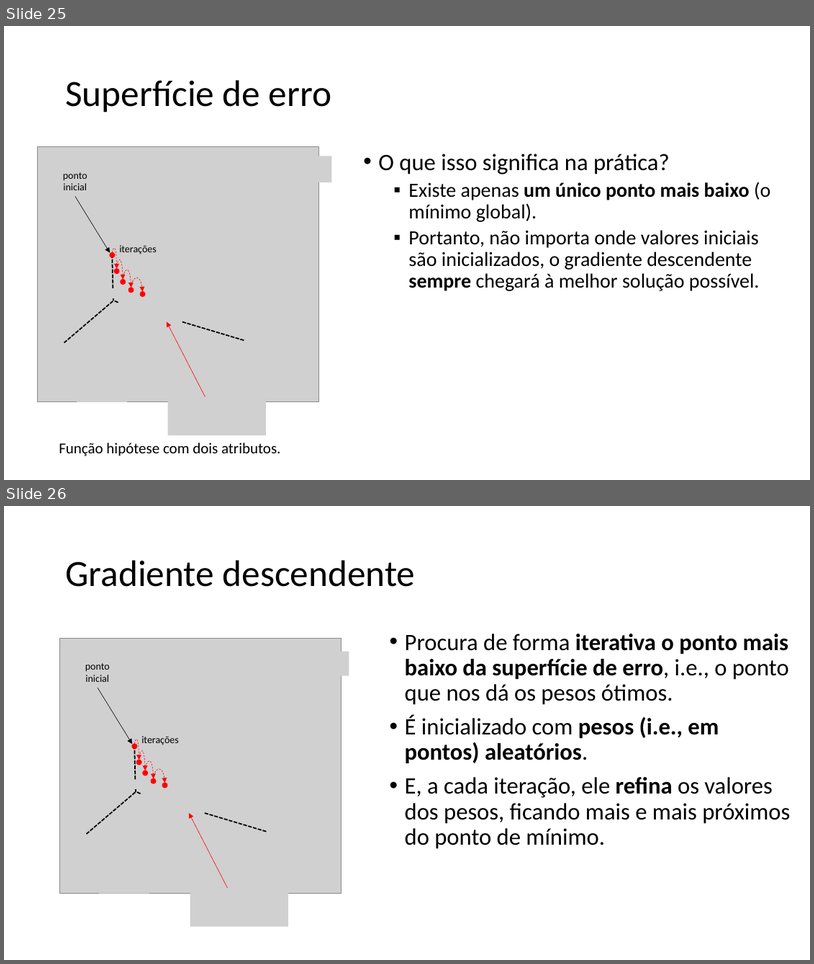
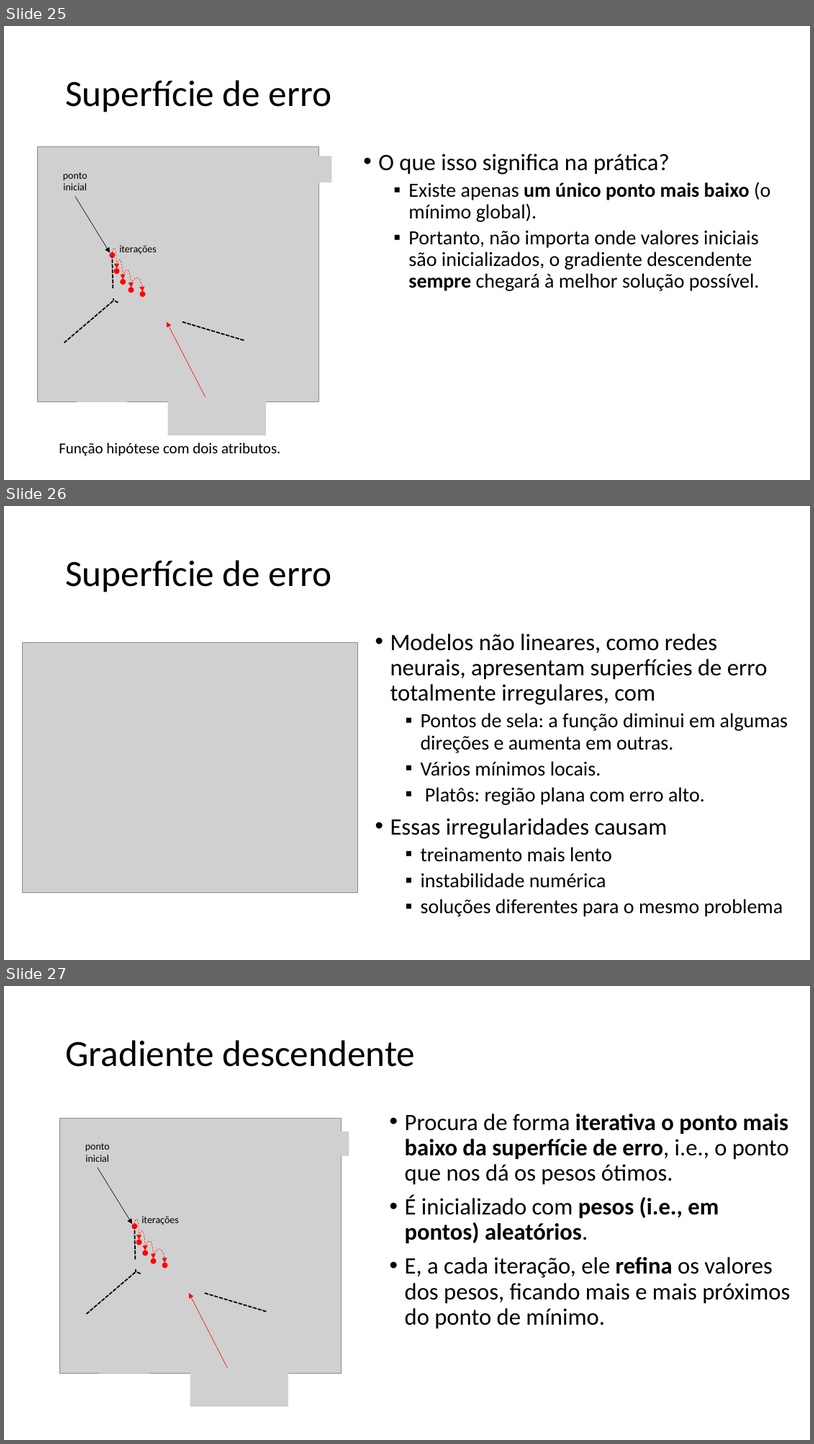
Before and after one commit to zz4fap/c24_inteligencia_artificial, a slide deck: slides/C24_Regressão.pptx. Shown one above the other, each under a label of ours: slides 25 and 26 before the commit, slides 25, 26 and 27 after it. The pictures are 814x964 and 814x1444 pixels, drawn with LibreOffice and Linux fonts; fonts in the diff are those of the drawing; grey boxes stand for pictures. Boxes give left, top, right and bottom in pixels: in the first picture for what was removed or moved away, otherwise in the second. Text is boxed around its words. In the diff, an @@ line names an element or a change of style, - is before the commit and + after.

Commit message:
new slides

```diff
--- a/slides/C24_Regressão.pptx
+++ b/slides/C24_Regressão.pptx
@@ slide 26 added at (4,506,810,960), background #FFFFFF @@
@@ title added at (65,560,332,592), 44 pt, text #000000 @@
+Superfície de erro
@@ text added at (391,633,788,916), 24 pt, text #000000 @@
+• Modelos não lineares, como redes neurais, apresentam superfícies de erro totalmente irregulares, com
+  ▪ Pontos de sela: a função diminui em algumas direções e aumenta em outras.
+  ▪ Vários mínimos locais.
+  ▪ Platôs: região plana com erro alto.
+• Essas irregularidades causam
+  ▪ treinamento mais lento
+  ▪ instabilidade numérica
+  ▪ soluções diferentes para o mesmo problema
@@ picture added at (22,643,358,893) @@
@@ what was slide 26 is now slide 27 @@
```
